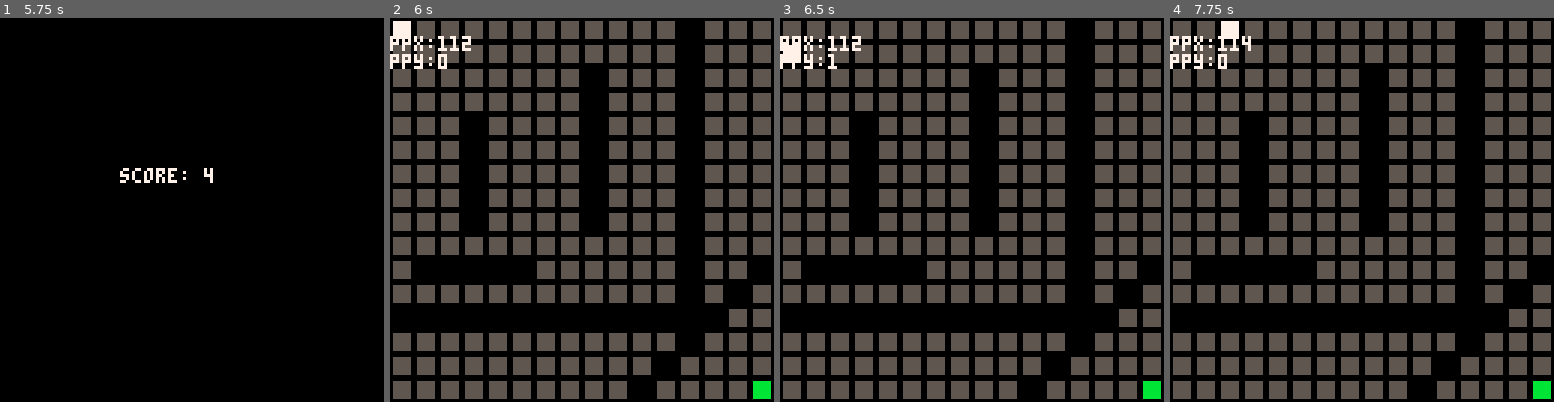
Above: before the commit, frames 1-4 (left to right).
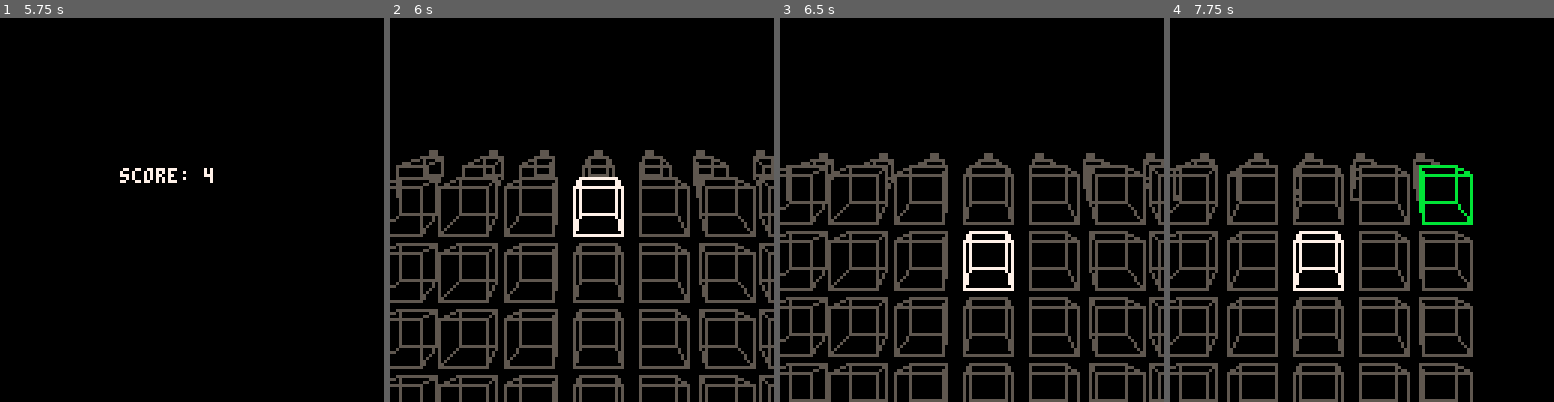
Above: after the commit, the same moments.

Repository: abemassry/dimensional-jump
Game: PICO-8 cartridge dimensional-jump.p8
The game is run twice, just before and just after one commit, with the same random seed, the same clock (stepped at 60 frames per second) and the same inputs.
Inputs:
- Up to frame 1 (5.75 s): tap X (X key) at 0.33, 1.07, 1.85, 2.97, 4.08, 5.2 s; tap O (Z key) at 0.7, 1.7, 2.1, 2.5, 2.9, 3.3, 3.7, 4.1, 4.5, 4.9, 5.3, 5.7 s; hold Right 1.6-2.1 s; hold Up 2.15-2.42 s; hold Right 2.47-3.03 s; hold Left 3.08-3.58 s; hold Down 3.63-3.97 s; hold Right 4.02-4.68 s; hold Up 4.73-5.03 s; hold Left 5.08-5.68 s; hold Down from 5.73 s (still down)
- Up to frame 2 (6 s): keep holding Down
- Up to frame 3 (6.5 s): release Down at 6.03 s; hold Right from 6.08 s (still down); tap O (Z key) at 6.1 s; tap X (X key) at 6.32 s
- Up to frame 4 (7.75 s): tap O (Z key) every 0.4 s from 6.5 to 7.7 s; release Right at 6.58 s; hold Right 6.63-7.13 s; hold Up 7.18-7.45 s; tap X (X key) at 7.43 s; hold Right from 7.5 s (still down)

Frame 1 is identical in both runs. In frame 2, 49% of the frame differs, in the area x 0-100%, y 0-100%; in frame 3, 49%; in frame 4, 49%.

Commit message:
turn color selection into a function

Diff:
--- a/dimensional-jump.p8
+++ b/dimensional-jump.p8
@@ -589,6 +589,12 @@
 	return 5
 end
 
+function determine_color_first_layer(self, j, column)
+	if (self.current == ((column * -1) + 3) and j == self.lvl) return 7
+	if (self.jumppress == false and self.endgoallevel == self.jumplevel and self.endblocky == j and self.endblockx == column) return 11
+	return 5
+end
+
 function three_level_start()
 	reset_stage = false
 	three_level = {
@@ -807,35 +813,21 @@
 				end
 				i = 0
 				depth = 5
-				c = 5
 				-- render first layer
 				if (j == self.lvl) u = -(j-0.5)
-				if (self.current == 3 and j == self.lvl) c = 7
-				if (self.jumppress == false and self.endgoallevel == self.jumplevel and self.endblocky == j and self.endblockx == 0) c = 11
+				c = determine_color_first_layer(self, j, 0)
 				setup_block(self.xcpos+64+60,64+ydiff,i,depth,12+self.xnudge,self.u,c,self.blocksize)
-				c = 5
-				if (self.current == 2 and j == self.lvl) c = 7
-				if (self.jumppress == false and self.endgoallevel == self.jumplevel and self.endblocky == j and self.endblockx == 1) c = 11
+				c = determine_color_first_layer(self, j, 1)
 				setup_block(self.xcpos+64+40,64+ydiff,i,depth,11+self.xnudge,self.u,c,self.blocksize)
-				c = 5
-				if (self.current == 1 and j == self.lvl) c = 7
-				if (self.jumppress == false and self.endgoallevel == self.jumplevel and self.endblocky == j and self.endblockx == 2) c = 11
+				c = determine_color_first_layer(self, j, 2)
 				setup_block(self.xcpos+64+20,64+ydiff,i,depth,9+self.xnudge,self.u,c,self.blocksize)
-				c = 5
-				if (self.current == 0 and j == self.lvl) c = 7
-				if (self.jumppress == false and self.endgoallevel == self.jumplevel and self.endblocky == j and self.endblockx == 3) c = 11
+				c = determine_color_first_layer(self, j, 3)
 				setup_block(self.xcpos+64,64+ydiff,i,depth,7+self.xnudge,self.u,c,self.blocksize)
-				c = 5
-				if (self.current == -1 and j == self.lvl) c = 7
-				if (self.jumppress == false and self.endgoallevel == self.jumplevel and self.endblocky == j and self.endblockx == 4) c = 11
+				c = determine_color_first_layer(self, j, 4)
 				setup_block(self.xcpos+64-20,64+ydiff,i,depth,4+self.xnudge,self.u,c,self.blocksize)
-				c = 5
-				if (self.current == -2 and j == self.lvl) c = 7
-				if (self.jumppress == false and self.endgoallevel == self.jumplevel and self.endblocky == j and self.endblockx == 5) c = 11
+				c = determine_color_first_layer(self, j, 5)
 				setup_block(self.xcpos+64-40,64+ydiff,i,depth,2+self.xnudge,self.u,c,self.blocksize)
-				c = 5
-				if (self.current == -3 and j == self.lvl) c = 7
-				if (self.jumppress == false and self.endgoallevel == self.jumplevel and self.endblocky == j and self.endblockx == 6) c = 11
+				c = determine_color_first_layer(self, j, 6)
 				setup_block(self.xcpos+64-60,64+ydiff,i,depth,0+self.xnudge,self.u,c,self.blocksize)
 			end
 			if (self.jumppress == true) self.startanim += 1
@@ -889,7 +881,7 @@
 	transition_timer = 0
 
 	-- TODO: debug
-	level = 1
+	level = 2
 	-- TODO: debug
 	if level == 0 then
 		if (reset_stage) then
